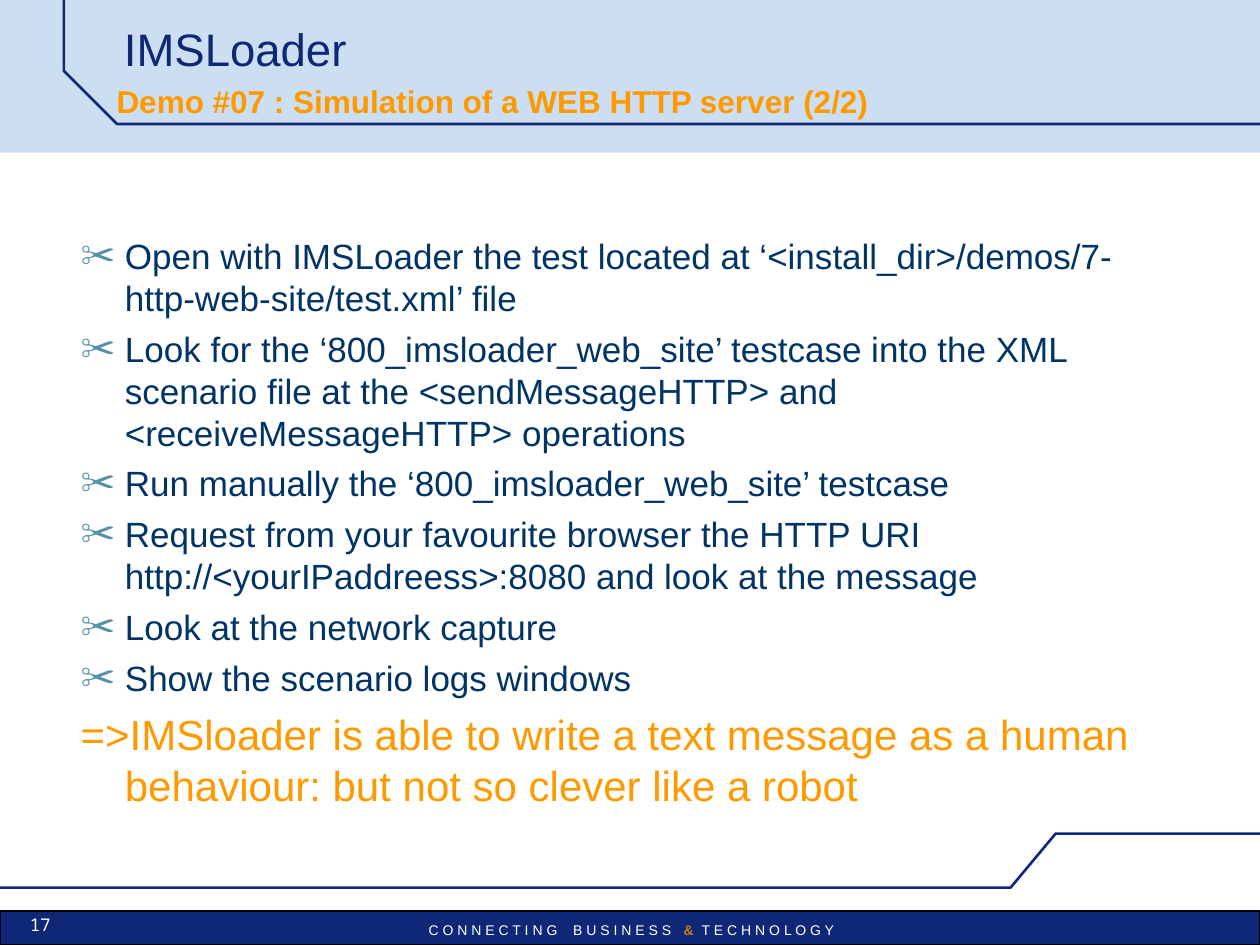
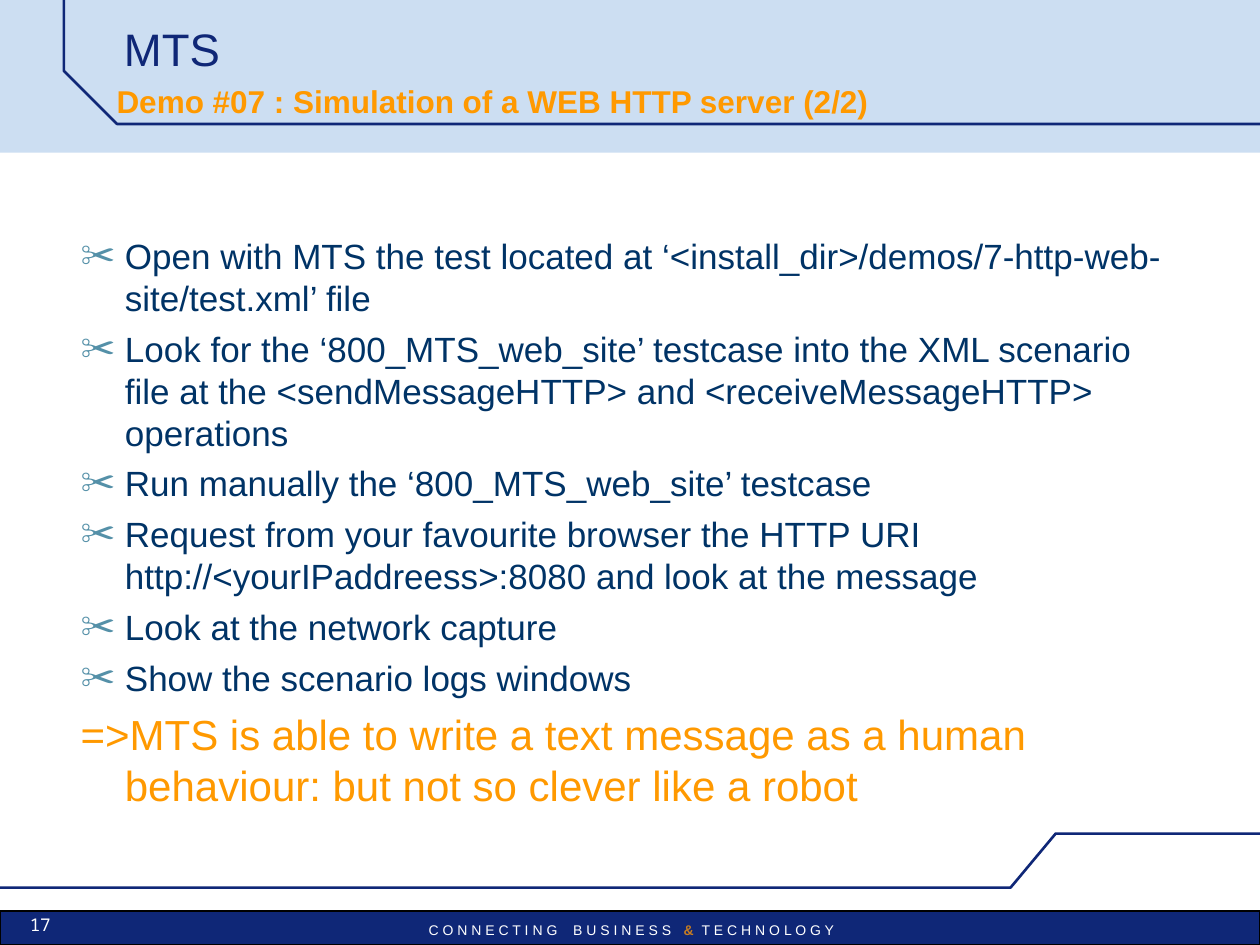
Before and after one commit to vu3mmg/mts-project, a slide deck: slide 17 of trunk/mts/src/main/doc/MTS-Pres-demos.ppt. Drawn at 1260x945 pixels with LibreOffice and Linux fonts; fonts in the diff are those of the drawing; background and template pictures are left out. Boxes give left, top, right and bottom in pixels: in the first picture for what was removed or moved away, otherwise in the second. Text is boxed around its words. In the diff, an @@ line names an element or a change of style, - is before the commit and + after.

```diff
--- a/trunk/mts/src/main/doc/MTS-Pres-demos.ppt
+++ b/trunk/mts/src/main/doc/MTS-Pres-demos.ppt
@@ title at <box>124,34,220,67</box>: text changed @@
-IMSLoader
+MTS
@@ text at <box>125,243,1160,503</box>: text changed @@
-✂ Open with IMSLoader the test located at ‘<install_dir>/demos/7-http-web-site/test.xml’ file
-✂ Look for the ‘800_imsloader_web_site’ testcase into the XML scenario file at the <sendMessageHTTP> and <receiveMessageHTTP> operations
-✂ Run manually the ‘800_imsloader_web_site’ testcase
+✂ Open with MTS the test located at ‘<install_dir>/demos/7-http-web-site/test.xml’ file
+✂ Look for the ‘800_MTS_web_site’ testcase into the XML scenario file at the <sendMessageHTTP> and <receiveMessageHTTP> operations
+✂ Run manually the ‘800_MTS_web_site’ testcase
@@ text at <box>81,719,1025,802</box>: text changed @@
-=>IMSloader is able to write a text message as a human behaviour: but not so clever like a robot
+=>MTS is able to write a text message as a human behaviour: but not so clever like a robot
```
Also in this commit, not shown: 24 other slides changed, 35 other files.
